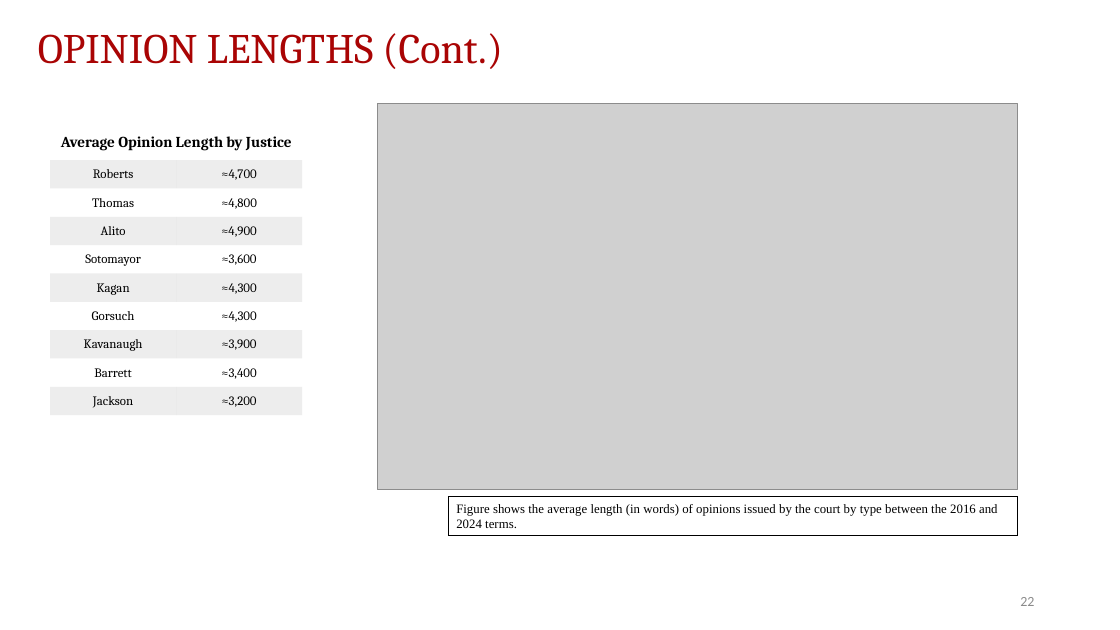
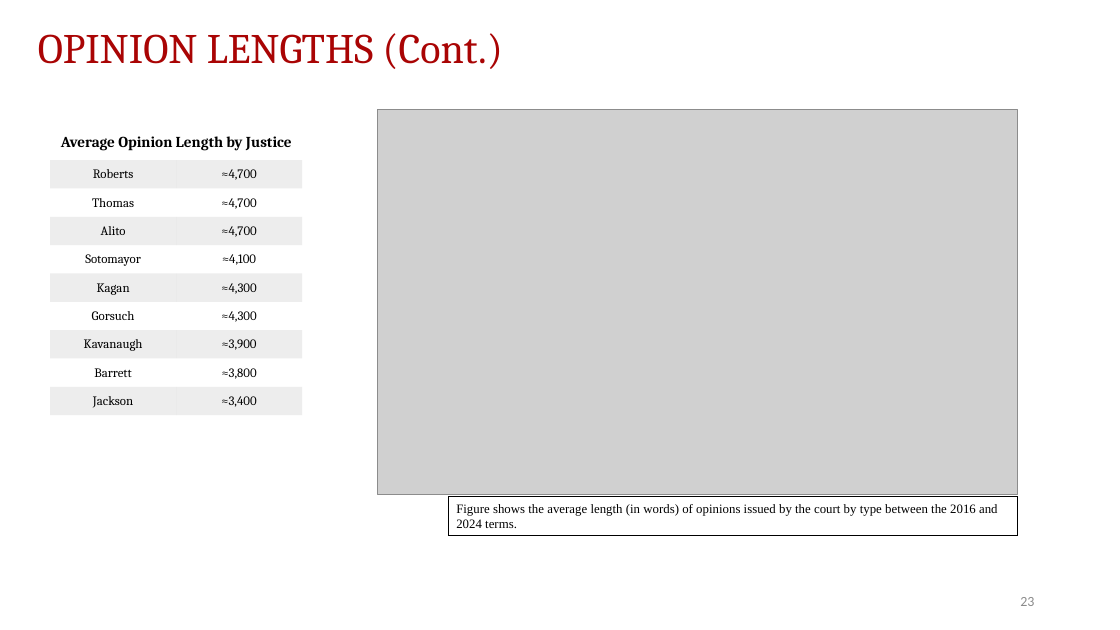
Before and after one commit to JakeTruscott/scotuswatch, a slide deck: slide 23 of Stat Reviews/OT24_StatReview/compilation/SCOTUSBlog/statpack_OT24.pptx (slide 22 before the commit). Drawn at 1120x630 pixels with LibreOffice and Linux fonts; fonts in the diff are those of the drawing; grey boxes stand for pictures. Boxes give left, top, right and bottom in pixels: in the first picture for what was removed or moved away, otherwise in the second. Text is boxed around its words. In the diff, an @@ line names an element or a change of style, - is before the commit and + after.

```diff
--- a/Stat Reviews/OT24_StatReview/compilation/SCOTUSBlog/statpack_OT24.pptx
+++ b/Stat Reviews/OT24_StatReview/compilation/SCOTUSBlog/statpack_OT24.pptx
@@ table at (50, 88, 302, 415) @@
-row 4, column 2: ≈4,800
+row 4, column 2: ≈4,700
-row 5, column 2: ≈4,900
+row 5, column 2: ≈4,700
-row 6, column 2: ≈3,600
+row 6, column 2: ≈4,100
-row 10, column 2: ≈3,400
+row 10, column 2: ≈3,800
-row 11, column 2: ≈3,200
+row 11, column 2: ≈3,400
@@ picture: place and size @@
-picture at (377, 103, 1018, 490)
+picture at (377, 110, 1018, 495)
```
Also in this commit, not shown: 10 other slides changed, 2 slides added, 1 slide removed, 35 other files.
